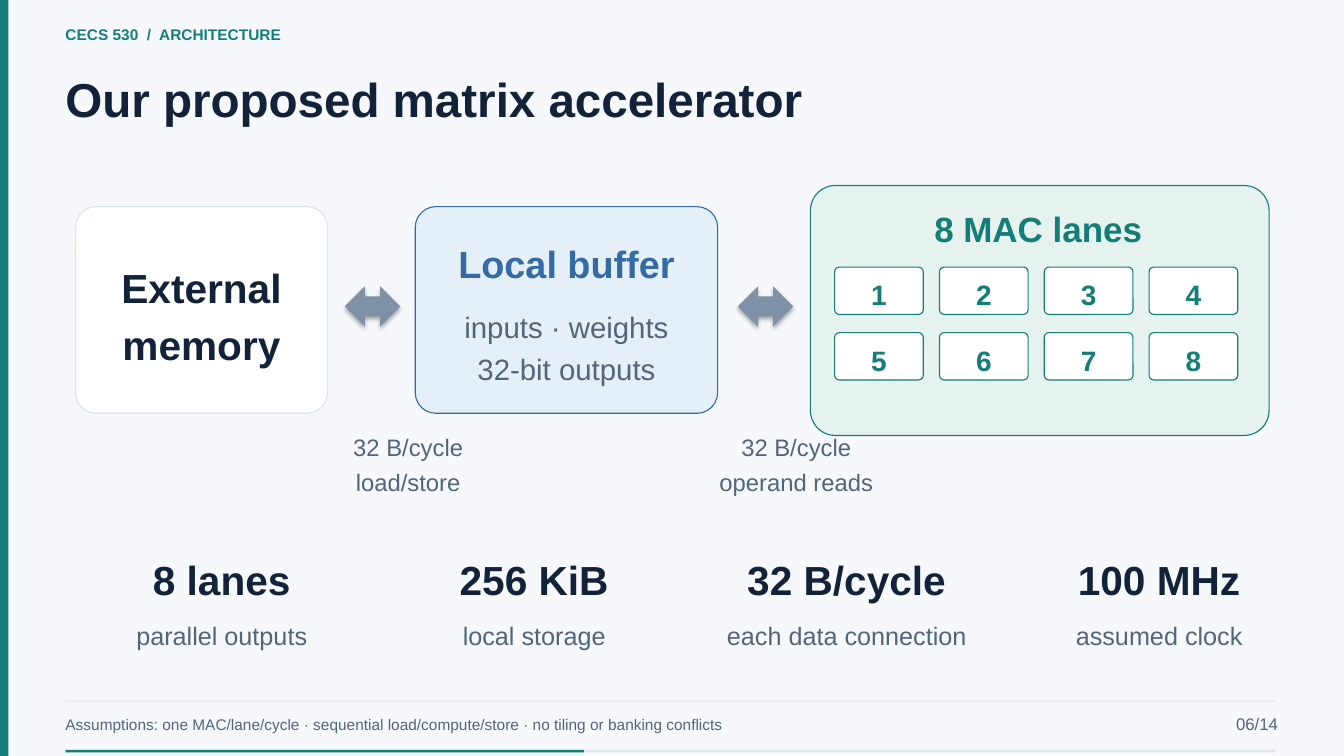
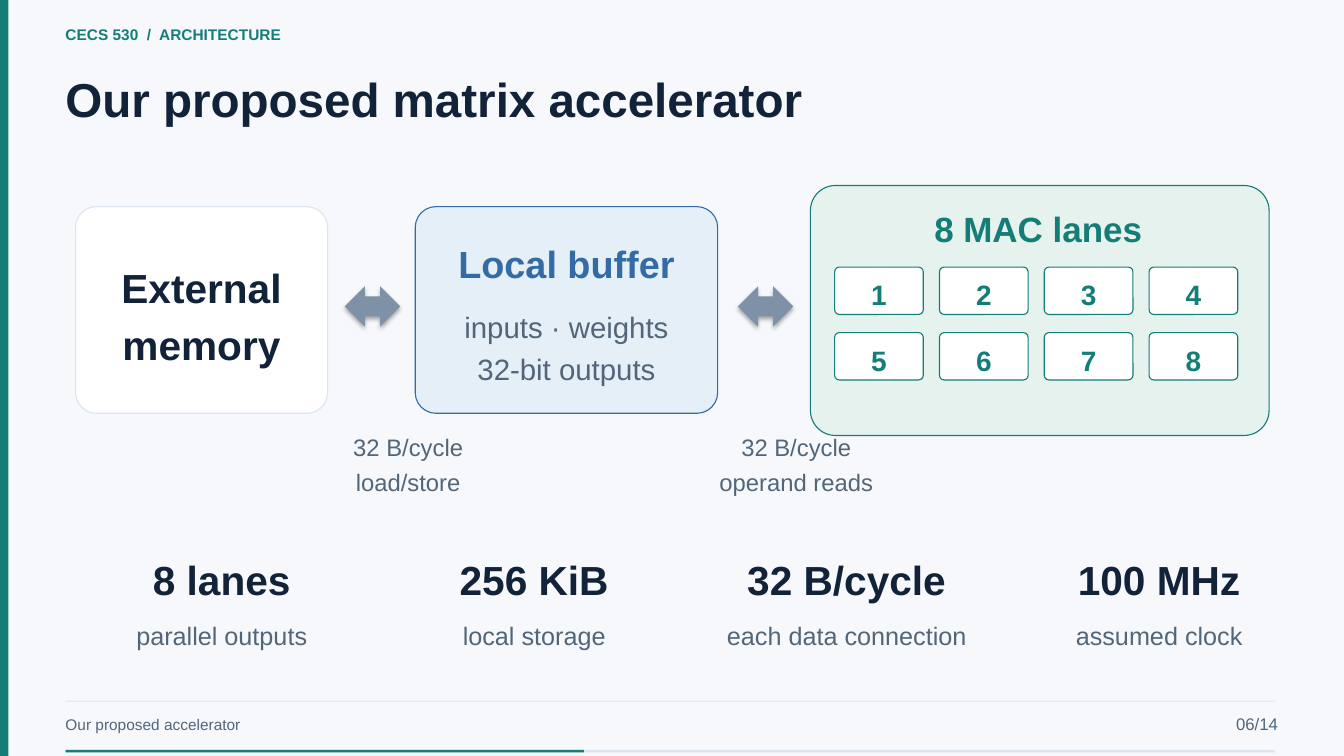
Before and after one commit to EnragedWaters/CECS-530-Quantized-Neural-Network-Accelerator, a slide deck: slide 6 of presentation/project-presentation.pptx. Drawn at 1344x756 pixels with LibreOffice and Linux fonts; fonts in the diff are those of the drawing. Boxes give left, top, right and bottom in pixels: in the first picture for what was removed or moved away, otherwise in the second. Text is boxed around its words. In the diff, an @@ line names an element or a change of style, - is before the commit and + after.

```diff
--- a/presentation/project-presentation.pptx
+++ b/presentation/project-presentation.pptx
@@ text at <box>65,719,240,733</box>: text changed @@
-Assumptions: one MAC/lane/cycle · sequential load/compute/store · no tiling or banking conflicts
+Our proposed accelerator
```
Also in this commit, not shown: 17 other slides changed, 2 other files.
